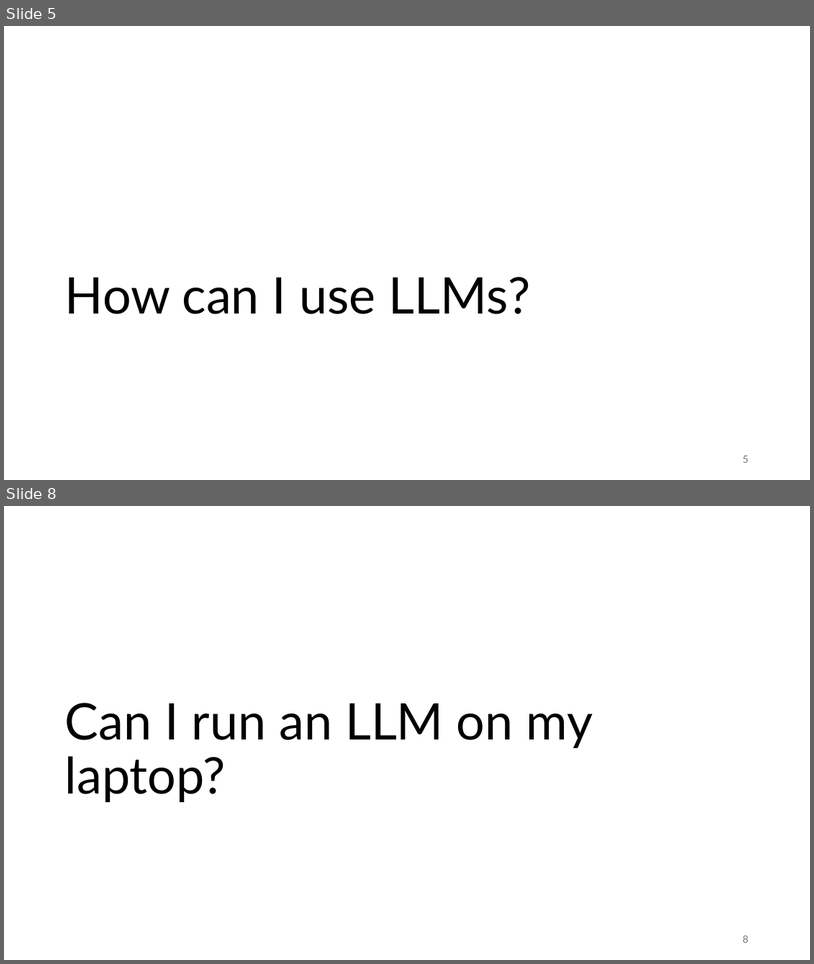
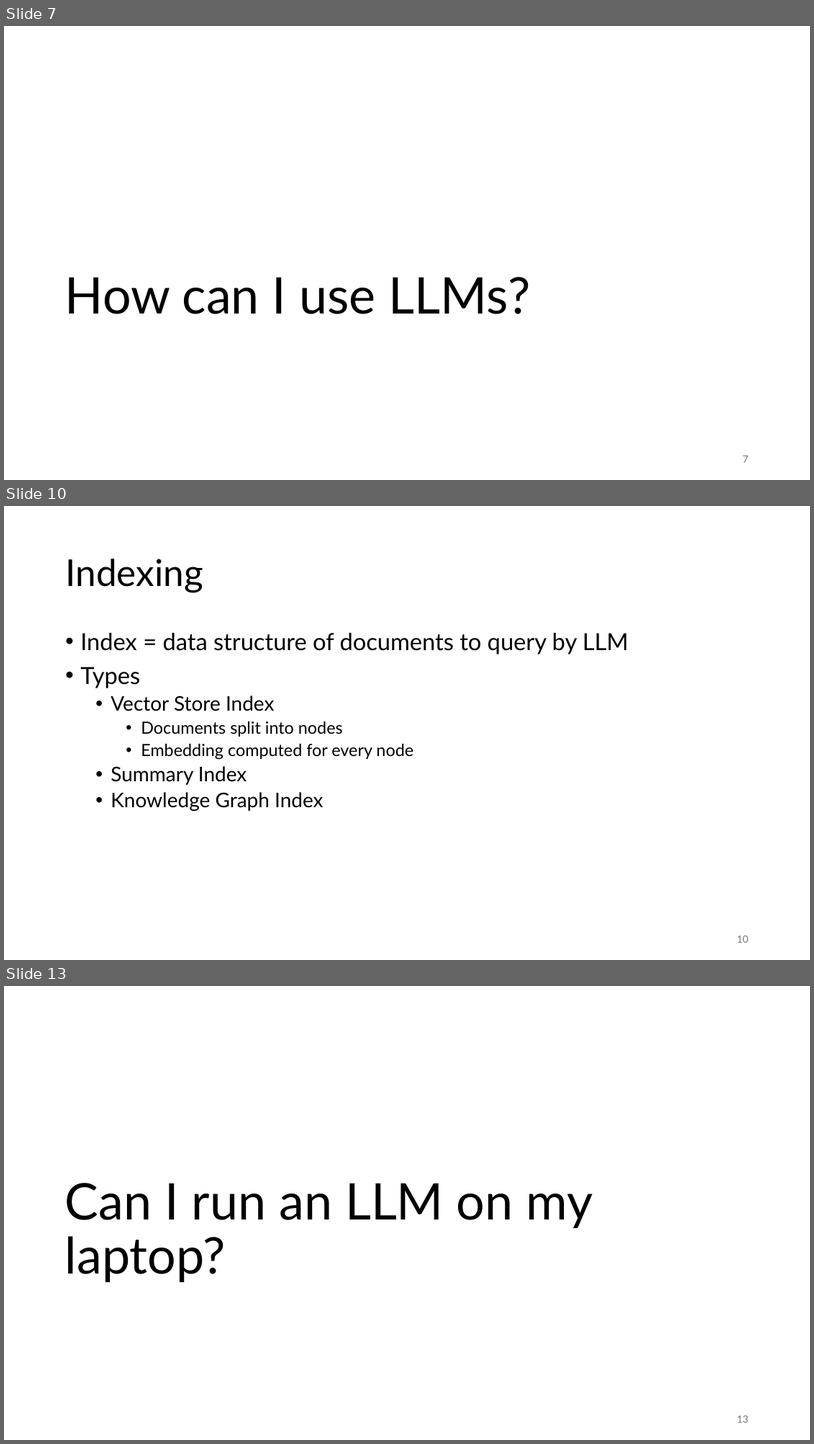
Before and after one commit to gjbex/Deploying-LLMs-locally, a slide deck: local_LLMs.pptx. Shown one above the other, each under a label of ours: slides 5 and 8 before the commit, slides 7, 10 and 13 after it; the slides between them are not shown. The pictures are 814x964 and 814x1444 pixels, drawn with LibreOffice and Linux fonts; fonts in the diff are those of the drawing. Boxes give left, top, right and bottom in pixels: in the first picture for what was removed or moved away, otherwise in the second. Text is boxed around its words. In the diff, an @@ line names an element or a change of style, - is before the commit and + after.

```diff
--- a/local_LLMs.pptx
+++ b/local_LLMs.pptx
@@ slide 10 added at [4,506,810,960], background #FFFFFF @@
@@ title added at [65,559,203,592], 44 pt, text #000000 @@
+Indexing
@@ text added at [80,633,629,811], 20 pt, text #000000 @@
+• Index = data structure of documents to query by LLM
+• Types
+  • Vector Store Index
+    • Documents split into nodes
+    • Embedding computed for every node
+  • Summary Index
+  • Knowledge Graph Index
@@ page number added at [737,935,748,942], 12 pt, text #797979 @@
+10
@@ what was slide 5 is now slide 7 @@
@@ page number at [743,455,748,462]: text changed @@
-5
+7
@@ what was slide 8 is now slide 13 @@
@@ page number at [737,1415,748,1422]: text changed @@
-8
+13
```
Also in this commit, not shown: 2 slides changed, 7 other slides added, 1 slide removed.
